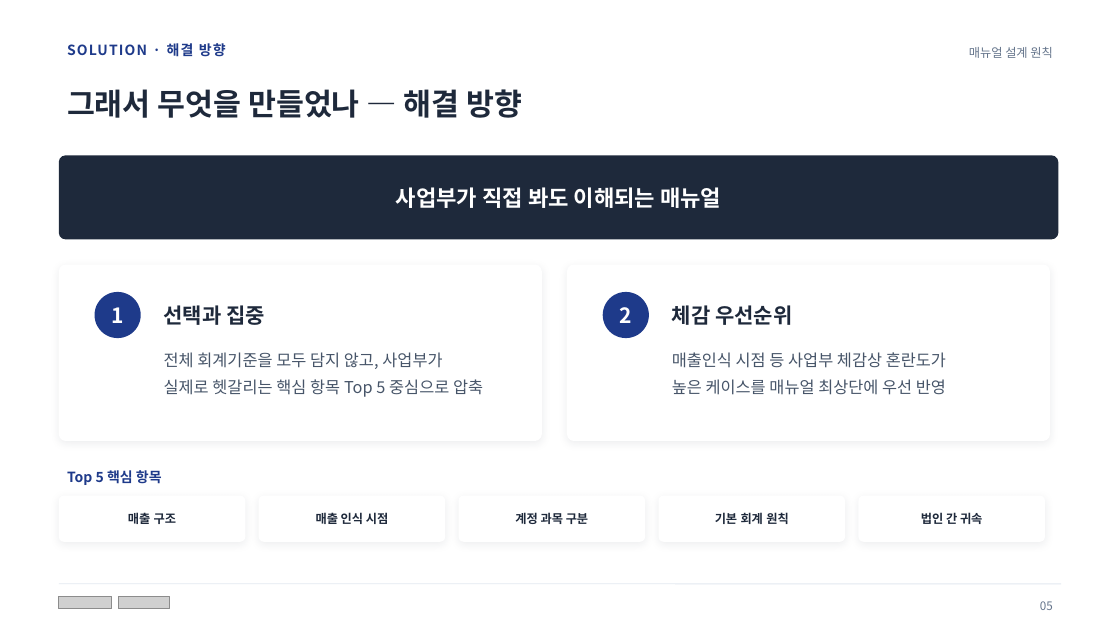
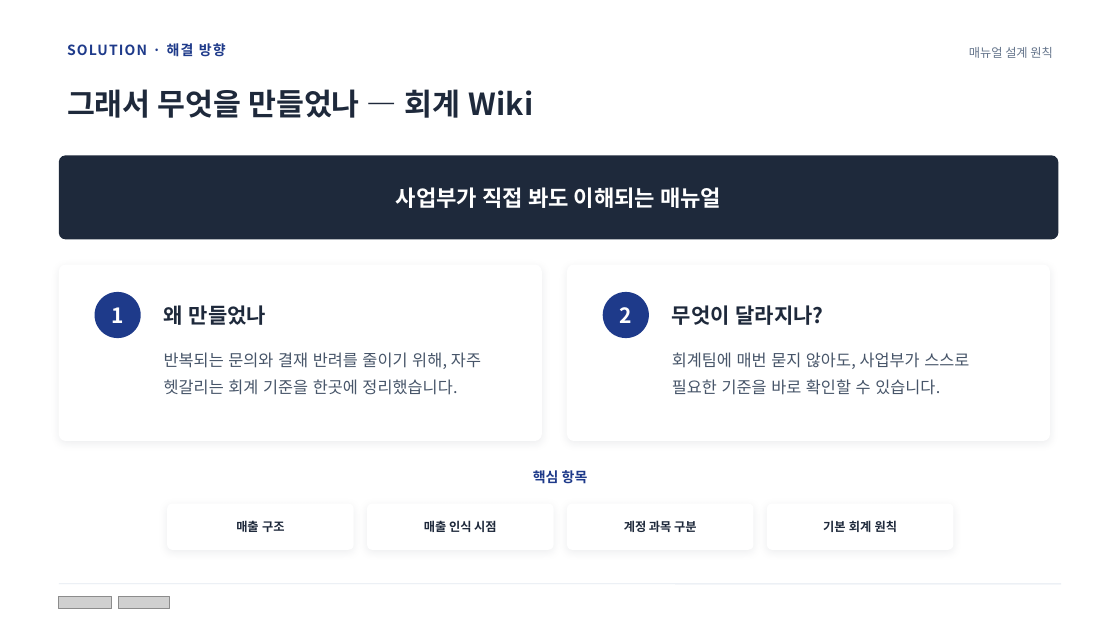
Before and after one commit to mdj11-netizen/vs-code, a slide deck: slide 15 of 과제pt/PPT/최종발표_회계Wiki구축_문동진_v2.pptx (slide 7 before the commit). Drawn at 1120x630 pixels with LibreOffice and Linux fonts; fonts in the diff are those of the drawing; grey boxes stand for pictures; background and template pictures are left out. Boxes give left, top, right and bottom in pixels: in the first picture for what was removed or moved away, otherwise in the second. Text is boxed around its words. In the diff, an @@ line names an element or a change of style, - is before the commit and + after.

```diff
--- a/과제pt/PPT/최종발표_회계Wiki구축_문동진_v2.pptx
+++ b/과제pt/PPT/최종발표_회계Wiki구축_문동진_v2.pptx
@@ text at <box>67,89,534,118</box>: text changed @@
-그래서 무엇을 만들었나 — 해결 방향
+그래서 무엇을 만들었나 — 회계 Wiki
@@ text at <box>164,305,266,325</box>: text changed @@
-선택과 집중
+왜 만들었나
@@ text at <box>672,305,824,325</box>: text changed @@
-체감 우선순위
+무엇이 달라지나?
@@ text at <box>164,352,481,395</box>: text changed @@
-전체 회계기준을 모두 담지 않고, 사업부가
-실제로 헷갈리는 핵심 항목 Top 5 중심으로 압축
+반복되는 문의와 결재 반려를 줄이기 위해, 자주 헷갈리는 회계 기준을 한곳에 정리했습니다.
@@ text at <box>672,352,969,395</box>: text changed @@
-매출인식 시점 등 사업부 체감상 혼란도가
-높은 케이스를 매뉴얼 최상단에 우선 반영
+회계팀에 매번 묻지 않아도, 사업부가 스스로 필요한 기준을 바로 확인할 수 있습니다.
@@ text at <box>533,470,588,484</box>: text changed @@
-Top 5 핵심 항목
+핵심 항목
@@ 4 texts, 4 rounded rectangles: place and size @@
-4 texts, 4 rounded rectangles at <box>59,496,845,542</box>
+4 texts, 4 rounded rectangles at <box>167,504,954,550</box>
@@ rounded rectangle removed at <box>859,496,1045,542</box> @@
@@ text removed at <box>921,512,982,524</box> @@
-법인 간 귀속
@@ text removed at <box>1040,601,1053,610</box> @@
-05
```
Also in this commit, not shown: 12 other slides changed, 15 slides added, 2 slides removed, 6 other files.
